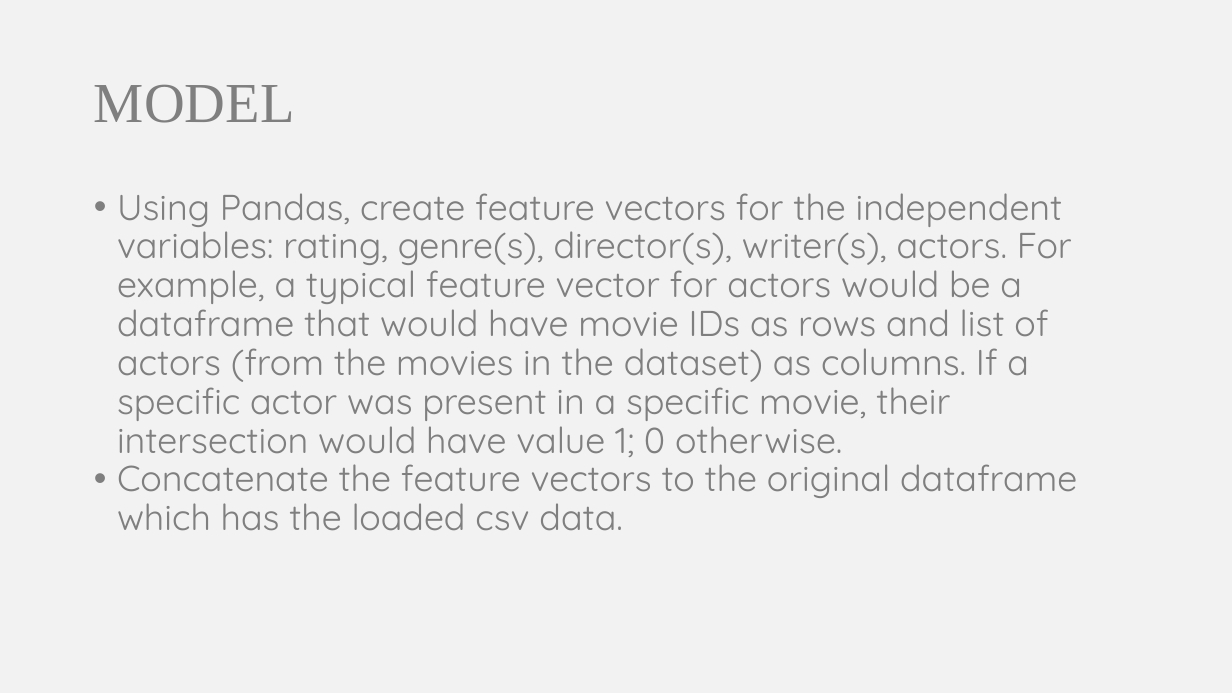
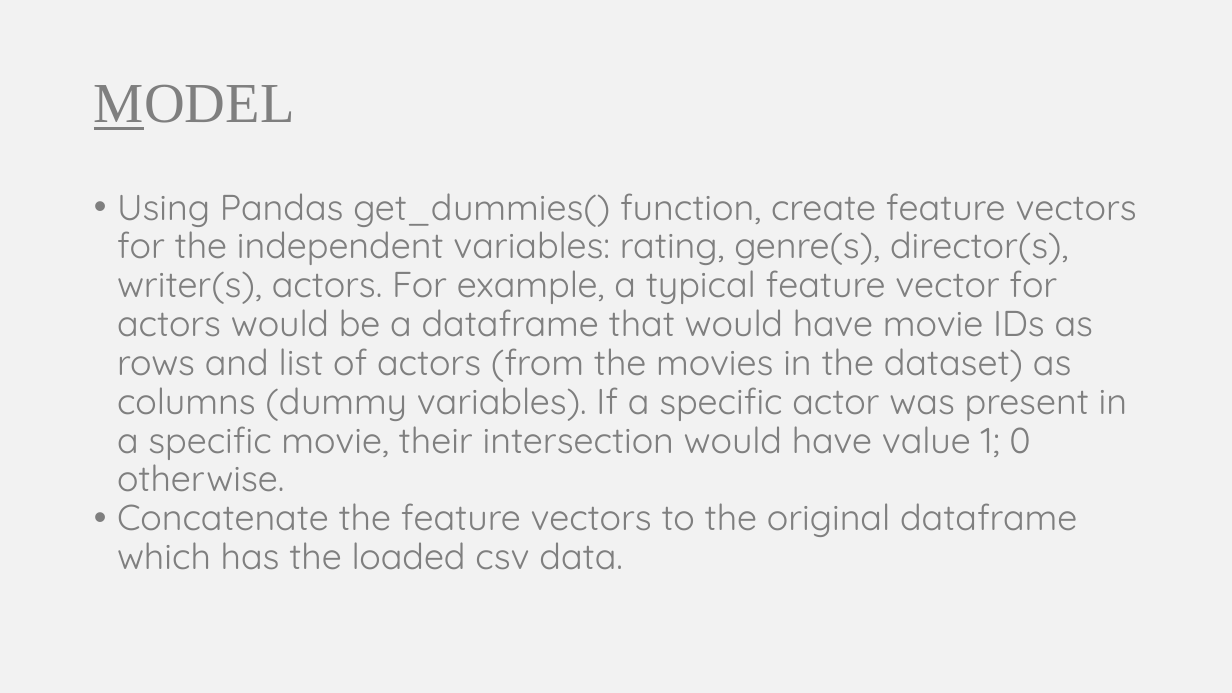
Before and after one commit to somyamohanty/Data_Dawgs, a slide deck: slide 6 of presentations/Presentation 2.pptx (slide 5 before the commit). Drawn at 1232x693 pixels with LibreOffice and Linux fonts; fonts in the diff are those of the drawing. Boxes give left, top, right and bottom in pixels: in the first picture for what was removed or moved away, otherwise in the second. Text is boxed around its words. In the diff, an @@ line names an element or a change of style, - is before the commit and + after.

Commit message:
Updated Presentation 2

```diff
--- a/presentations/Presentation 2.pptx
+++ b/presentations/Presentation 2.pptx
@@ title "MODEL" at [94, 84, 295, 130]: underline on in "MODEL" @@
@@ text at [117, 193, 1137, 491]: text changed @@
-• Using Pandas, create feature vectors for the independent variables: rating, genre(s), director(s), writer(s), actors. For example, a typical feature vector for actors would be a dataframe that would have movie IDs as rows and list of actors (from the movies in the dataset) as columns. If a specific actor was present in a specific movie, their intersection would have value 1; 0 otherwise.
+• Using Pandas get_dummies() function, create feature vectors for the independent variables: rating, genre(s), director(s), writer(s), actors. For example, a typical feature vector for actors would be a dataframe that would have movie IDs as rows and list of actors (from the movies in the dataset) as columns (dummy variables). If a specific actor was present in a specific movie, their intersection would have value 1; 0 otherwise.
```
Also in this commit, not shown: 9 other slides changed, 2 slides added, 1 slide removed.
